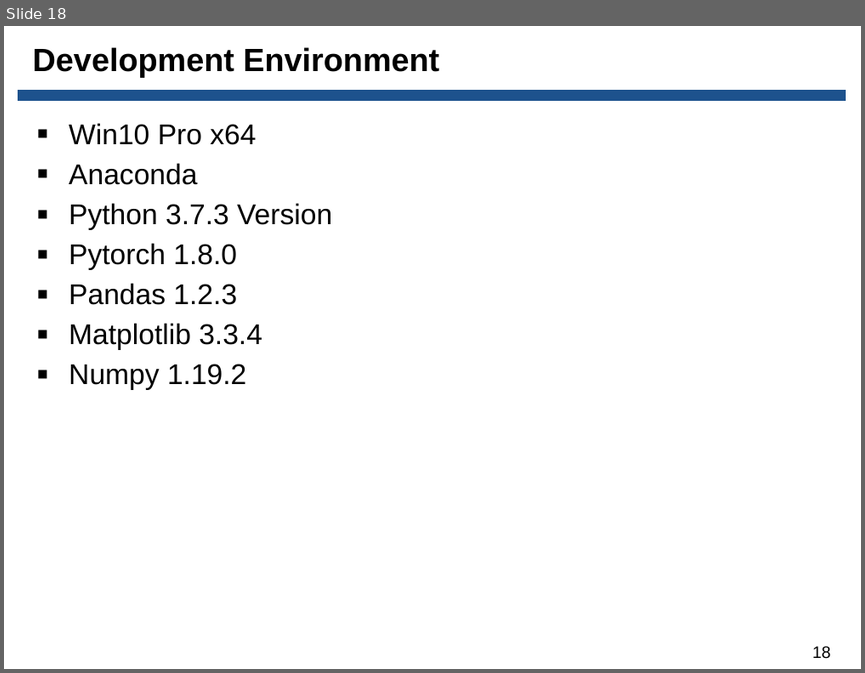
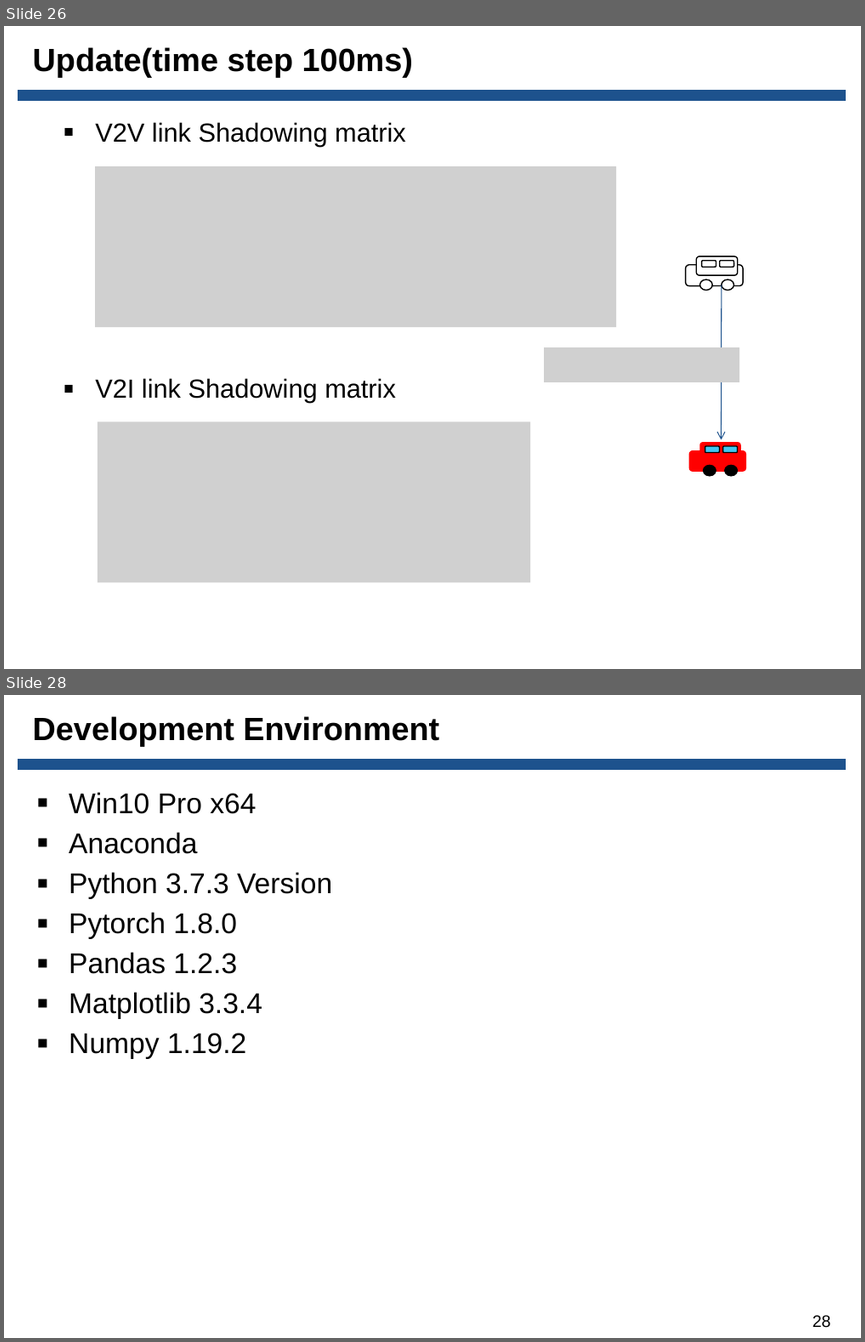
Before and after one commit to Donghee123/MS, a slide deck: V2V DQN Study/C-V2X 3GPP Release 14 채널 시뮬레이션 ppt/20210915_C-V2X 3GPP Release 14 채널 시뮬레이션_한동희_발표자료.pptx. Shown one above the other, each under a label of ours: slide 18 before the commit, slides 26 and 28 after it; the slides between them are not shown. The pictures are 865x673 and 865x1342 pixels, drawn with LibreOffice and Linux fonts; fonts in the diff are those of the drawing; grey boxes stand for pictures; background and template pictures are left out. Boxes give left, top, right and bottom in pixels: in the first picture for what was removed or moved away, otherwise in the second. Text is boxed around its words. In the diff, an @@ line names an element or a change of style, - is before the commit and + after.

```diff
--- a/V2V DQN Study/C-V2X 3GPP Release 14 채널 시뮬레이션 ppt/20210915_C-V2X 3GPP Release 14 채널 시뮬레이션_한동희_발표자료.pptx
+++ b/V2V DQN Study/C-V2X 3GPP Release 14 채널 시뮬레이션 ppt/20210915_C-V2X 3GPP Release 14 채널 시뮬레이션_한동희_발표자료.pptx
@@ slide 26 added at [4,26,861,669], background picture (left out); not listed: 1 template element that a slide beside it also shows @@
@@ title added at [33,47,413,78], 27 pt, text #000000, bold @@
+Update(time step 100ms)
@@ text added at [95,122,406,403], 22 pt, text #000000 @@
+▪ V2V link Shadowing matrix
+▪ V2I link Shadowing matrix
@@ picture added at [95,166,616,328] @@
@@ group added at [685,256,743,290]: 4 rounded rectangles, 2 ellipses @@
@@ arrow added from (721, 284) to (721, 440), #1D528D 0.75 pt @@
@@ picture added at [544,347,739,382] @@
@@ picture added at [98,422,530,583] @@
@@ group added at [688,442,746,475]: 4 rounded rectangles, 2 ellipses @@
@@ what was slide 18 is now slide 28 @@
@@ page number at [812,1315,831,1327]: text changed @@
-18
+28
```
Also in this commit, not shown: 6 slides changed, 9 other slides added, 1 other file.
